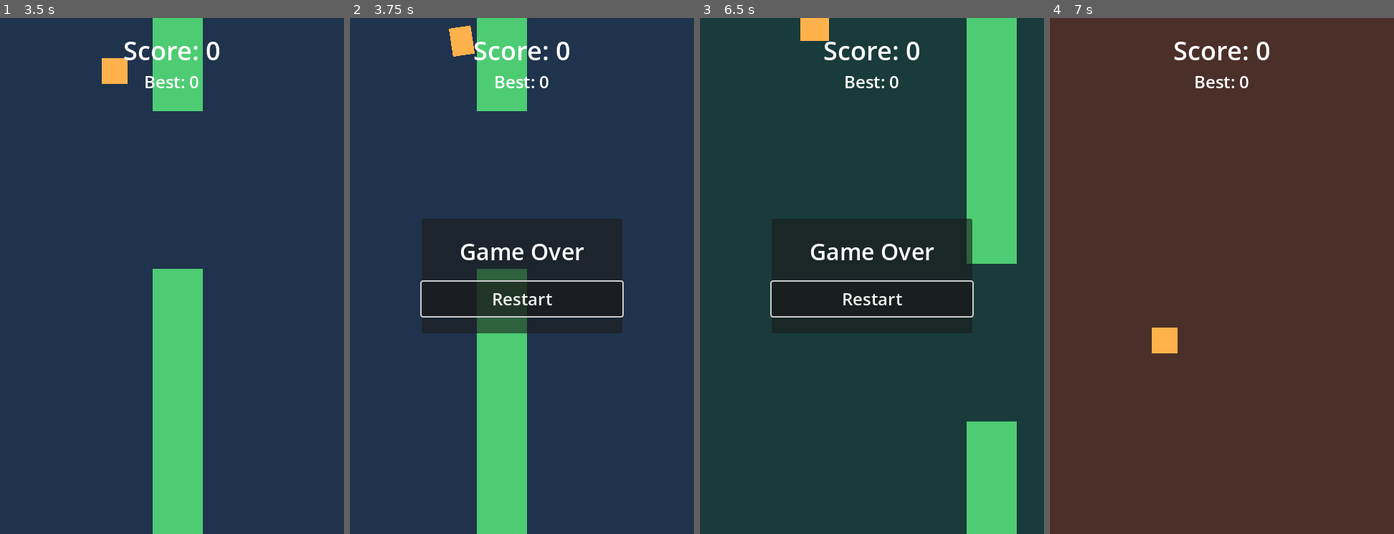
Above: before the commit, frames 1-4 (left to right).
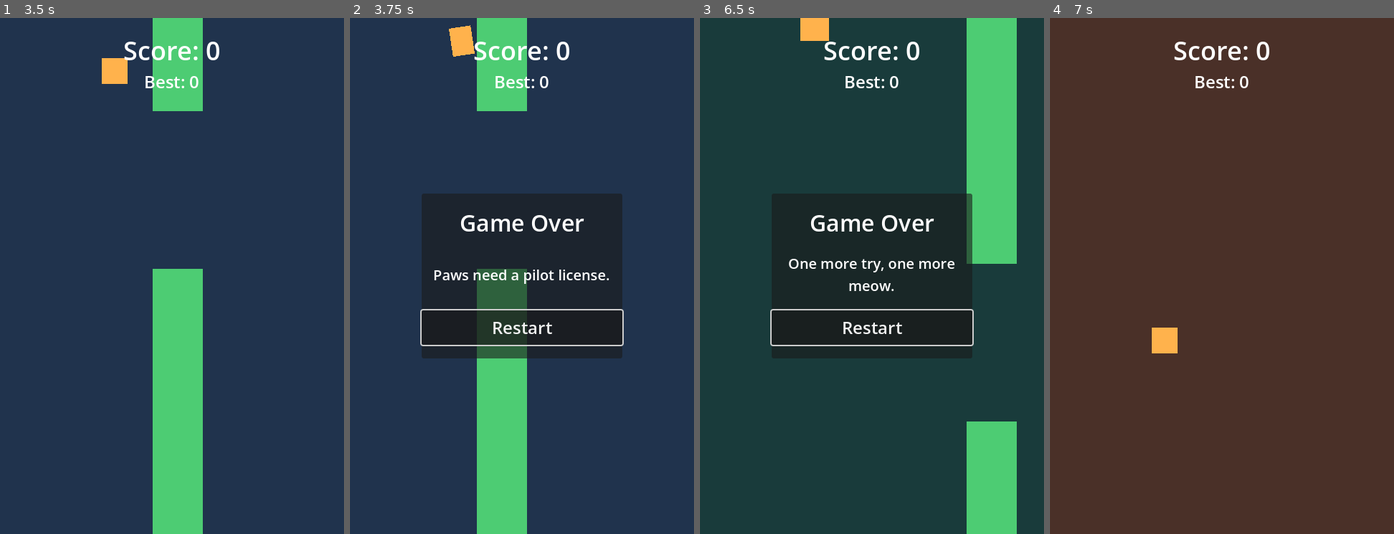
Above: after the commit, the same moments.

Repository: yongkaiyi1998/cat-flight
Game: Godot game, scene res://scenes/main.tscn
Two runs of this game, one before a commit and one after it. Both use one fixed random seed, a clock stepped at 60 frames per second and the inputs below.
Inputs:
- Up to frame 1 (3.5 s): tap Space (flap) at 0.6, 0.77, 1.07, 1.35, 1.52, 1.82, 2.1, 2.85, 3.02, 3.32 s
- Up to frame 2 (3.75 s): tap Space (flap) at 3.6 s
- Up to frame 3 (6.5 s): tap Space (flap) at 3.77, 4.07, 4.35, 4.52, 4.82, 5.1, 5.85, 6.02, 6.32 s
- Up to frame 4 (7 s): click "Restart" at 6.5 s

Frame 1 is identical in both runs. In frame 2, 8.9% of the frame differs, in the area x 20-80%, y 34-66%; in frame 3, 3.9%; in frame 4, nothing differs.

Commit message:
feat: add death quotes

Diff:
--- a/scenes/main.tscn
+++ b/scenes/main.tscn
@@ -57,9 +57,9 @@
 anchor_right = 0.5
 anchor_bottom = 0.5
 offset_left = -140.0
-offset_top = -80.0
+offset_top = -115.0
 offset_right = 140.0
-offset_bottom = 80.0
+offset_bottom = 115.0
 grow_horizontal = 2
 grow_vertical = 2
 
@@ -74,6 +74,15 @@
 text = "Game Over"
 horizontal_alignment = 1
 
+[node name="DeathQuoteLabel" type="Label" parent="UI/GameOverPanel/Content"]
+custom_minimum_size = Vector2(0, 60)
+layout_mode = 2
+mouse_filter = 2
+theme_override_font_sizes/font_size = 20
+horizontal_alignment = 1
+vertical_alignment = 1
+autowrap_mode = 3
+
 [node name="RestartButton" type="Button" parent="UI/GameOverPanel/Content"]
 custom_minimum_size = Vector2(0, 48)
 layout_mode = 2
--- a/scripts/main.gd
+++ b/scripts/main.gd
@@ -2,6 +2,23 @@
 
 const OBSTACLE_PAIR = preload("res://scenes/obstacle_pair.tscn")
 const HIGH_SCORE_PATH = "user://high_score.cfg"
+const DEATH_QUOTES: Array[String] = [
+	"Gravity wins again.",
+	"That wall moved. Probably.",
+	"One more try, one more meow.",
+	"Paws need a pilot license.",
+	"I meant to land there.",
+	"Nine lives. Zero brakes.",
+	"The floor wanted a hug.",
+	"Ceiling: 1. Cat: 0.",
+	"Too much flap, not enough map.",
+	"Whiskers missed the memo.",
+	"Nap time came early.",
+	"My paws slipped.",
+	"That gap looked bigger.",
+	"Flying is a work in pawgress.",
+	"Meow. Let's try again.",
+]
 const BACKGROUND_COLORS: Array[Color] = [
 	Color("20334d"),
 	Color("3d294d"),
@@ -30,6 +47,7 @@
 	$UI/ScoreLabel.text = "Score: 0"
 	$UI/BestScoreLabel.text = "Best: %d" % best_score
 	$UI/GameOverPanel.hide()
+	$UI/GameOverPanel/Content/DeathQuoteLabel.text = ""
 
 
 func _choose_background() -> void:
@@ -100,6 +118,7 @@
 	$SpawnTimer.stop()
 	for pair in $Obstacles.get_children():
 		pair.set_physics_process(false)
+	$UI/GameOverPanel/Content/DeathQuoteLabel.text = DEATH_QUOTES.pick_random()
 	$UI/GameOverPanel.show()
 	$UI/GameOverPanel/Content/RestartButton.grab_focus()
 
